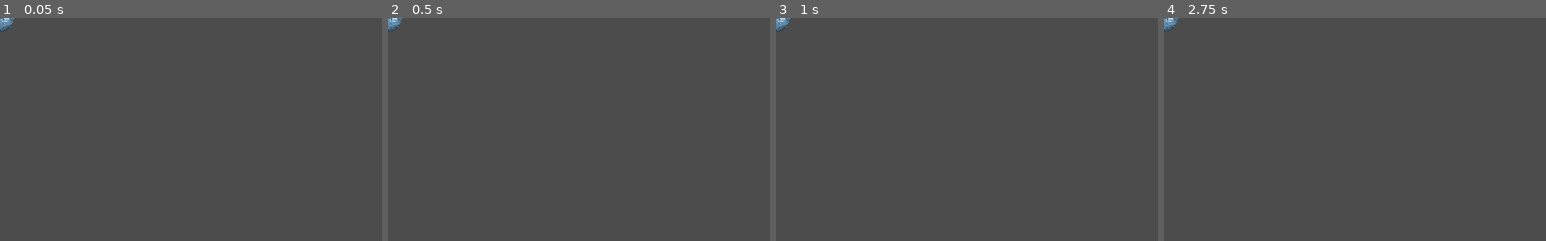
Above: before the commit, frames 1-4 (left to right).
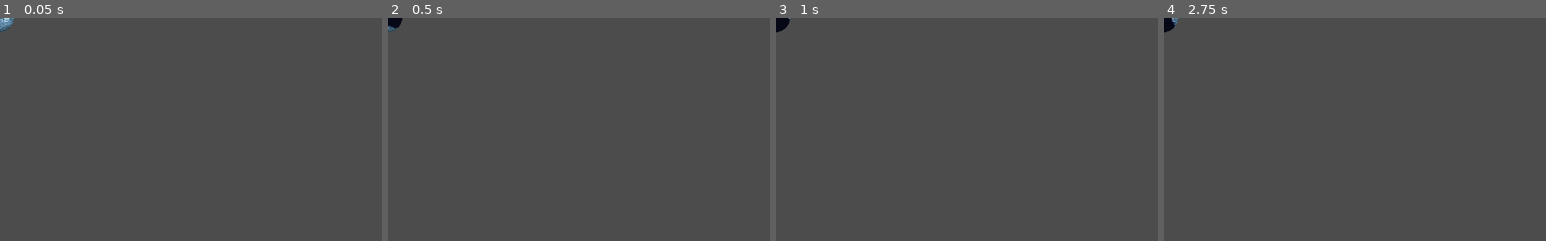
Above: after the commit, the same moments.

Repository: GeekzGamingz/Myunjoule
Game: Godot game, scene res://source/Objects/Moon/Moon.tscn
The game is run twice, just before and just after one commit, with the same random seed, the same clock (stepped at 60 frames per second) and the same inputs. This scene is started directly instead of the project's main scene.
Inputs:
- Up to frame 1 (0.05 s): no input
- Up to frame 2 (0.5 s): no input
- Up to frame 3 (1 s): hold D (move_right) from 0.53 s (still down); tap E (activate) at 0.6 s
- Up to frame 4 (2.75 s): release D (move_right) at 1.28 s; hold A (move_left) 1.28-2.03 s; tap E (activate) at 1.35, 2.1 s; tap Enter at 2 s; hold D (move_right) from 2.03 s (still down)
The pictures show only the part of the screen within x 0-50%, y 0-50%; the shares and areas given below are measured in that part.

Frame 1 is identical in both runs. In frame 2, 0.1% of the frame differs, in the area x 0-4%, y 0-5%; in frame 3, 0.2%, in the area x 0-4%, y 0-7%; in frame 4, 0.2%.

Commit message:
Added Mewn Phases

Diff:
--- a/source/Objects/Moon/Moon.gd
+++ b/source/Objects/Moon/Moon.gd
@@ -2,7 +2,19 @@
 extends KinematicBody2D
 #-------------------------------------------------------------------------------------------------#
 #Variables
+#Bool Variables
+var phaseDict = {
+	"flagNew":false,
+	"flagWaxCrescent":false,
+	"flagFirQuarter":false,
+	"flagWaxGibbous":false,
+	"flagFull":false,
+	"flagWanGibbous":false,
+	"flagLasQuarter":false,
+	"flagWanCrescent":false
+	}
 #OnReady Variables
+onready var moonSprite: Sprite = $MoonSprite
 #Animation Nodes
 onready var spritePlayer = $AnimationPlayers/SpritePlayer
 onready var fxPlayer = $AnimationPlayers/EffectsPlayer
@@ -13,3 +25,26 @@
 #Ready Method
 func _ready() -> void:
 	pass
+#-------------------------------------------------------------------------------------------------#
+#Moon Phases
+func moonPhase():
+	for key in phaseDict.keys():
+		phaseDict[key] = false
+	var currentPhase = moonSprite.frame
+	match(currentPhase):
+		0: phaseDict = {"flagFull":true}
+		1: phaseDict = {"flagWanGibbous":true}
+		2: phaseDict = {"flagWanGibbous":true}
+		3: phaseDict = {"flagLasQuarter":true}
+		4: phaseDict = {"flagLasQuarter":true}
+		5: phaseDict = {"flagWanCrescent":true}
+		6: phaseDict = {"flagWanCrescent":true}
+		7: phaseDict = {"flagNew":true}
+		8: phaseDict = {"flagNew":true}
+		9: phaseDict = {"flagWaxCrescent":true}
+		10: phaseDict = {"flagWaxCrescent":true}
+		11: phaseDict = {"flagFirQuarter":true}
+		12: phaseDict = {"flagFirQuarter":true}
+		13: phaseDict = {"flagWaxGibbous":true}
+		14: phaseDict = {"flagWaxGibbous":true}
+		15: phaseDict = {"flagFull":true}
--- a/source/Objects/Moon/Moon.tscn
+++ b/source/Objects/Moon/Moon.tscn
@@ -83,6 +83,7 @@
 [node name="AnimationPlayers" type="Node2D" parent="."]
 
 [node name="SpritePlayer" type="AnimationPlayer" parent="AnimationPlayers"]
+autoplay = "idle"
 anims/RESET = SubResource( 1 )
 anims/idle = SubResource( 2 )
 
--- a/source/Objects/Moon/MoonFSM.gd
+++ b/source/Objects/Moon/MoonFSM.gd
@@ -20,6 +20,7 @@
 #State Label
 func _process(_delta: float) -> void:
 	stateLabel.text = str(states.keys()[state])
+	parent.moonPhase()
 #-------------------------------------------------------------------------------------------------#
 #Input Handler
 func _input(event: InputEvent) -> void:
